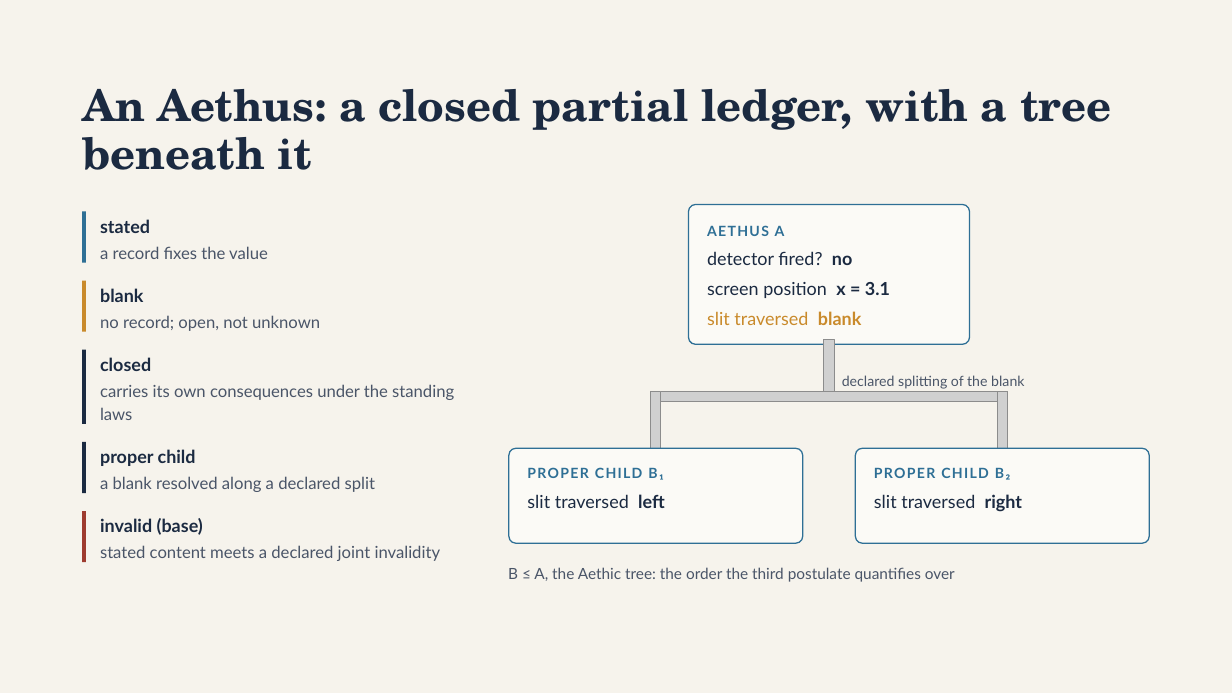
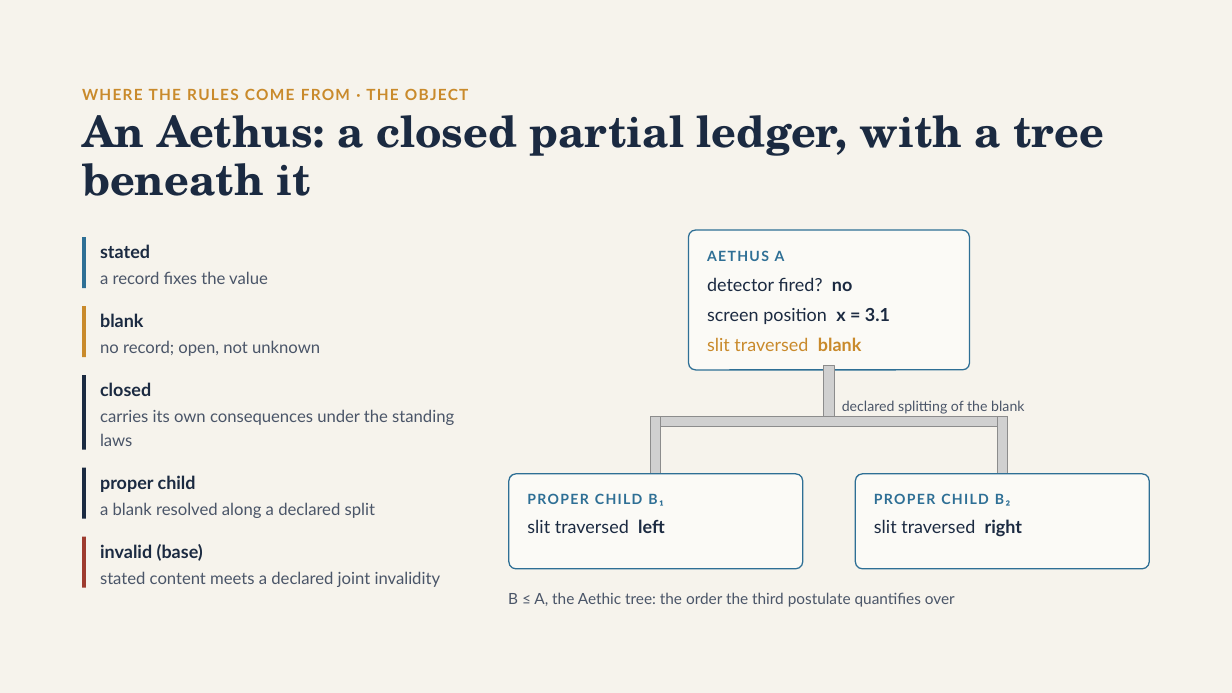
Before and after one commit to brunchwnewton/aethic-code, a slide deck: slide 9 of files/slides/aethic_reasoning_15_mins/Aethic Reasoning in 15 Minutes.pptx (slide 7 before the commit). Drawn at 1232x693 pixels with LibreOffice and Linux fonts; fonts in the diff are those of the drawing; grey boxes stand for pictures. Boxes give left, top, right and bottom in pixels: in the first picture for what was removed or moved away, otherwise in the second. Text is boxed around its words. In the diff, an @@ line names an element or a change of style, - is before the commit and + after.

```diff
--- a/files/slides/aethic_reasoning_15_mins/Aethic Reasoning in 15 Minutes.pptx
+++ b/files/slides/aethic_reasoning_15_mins/Aethic Reasoning in 15 Minutes.pptx
@@ text added at bbox=[82, 88, 468, 100], 12 pt, text #C98A2B, bold @@
+WHERE THE RULES COME FROM · THE OBJECT
@@ title "An Aethus: a closed partial ..." at bbox=[82, 115, 1104, 196]: size 34 to 33.7 pt; line spacing 37.4pt to 37pt @@
@@ 20 texts, 5 lines, 4 pictures, 3 rounded rectangles, 1 title: place and size @@
-20 texts, 5 lines, 4 pictures, 3 rounded rectangles, 1 title at bbox=[82, 89, 1150, 582]
+20 texts, 5 lines, 4 pictures, 3 rounded rectangles, 1 title at bbox=[82, 115, 1150, 607]
```
Also in this commit, not shown: 13 other slides changed, 2 slides added, 3 other files.
